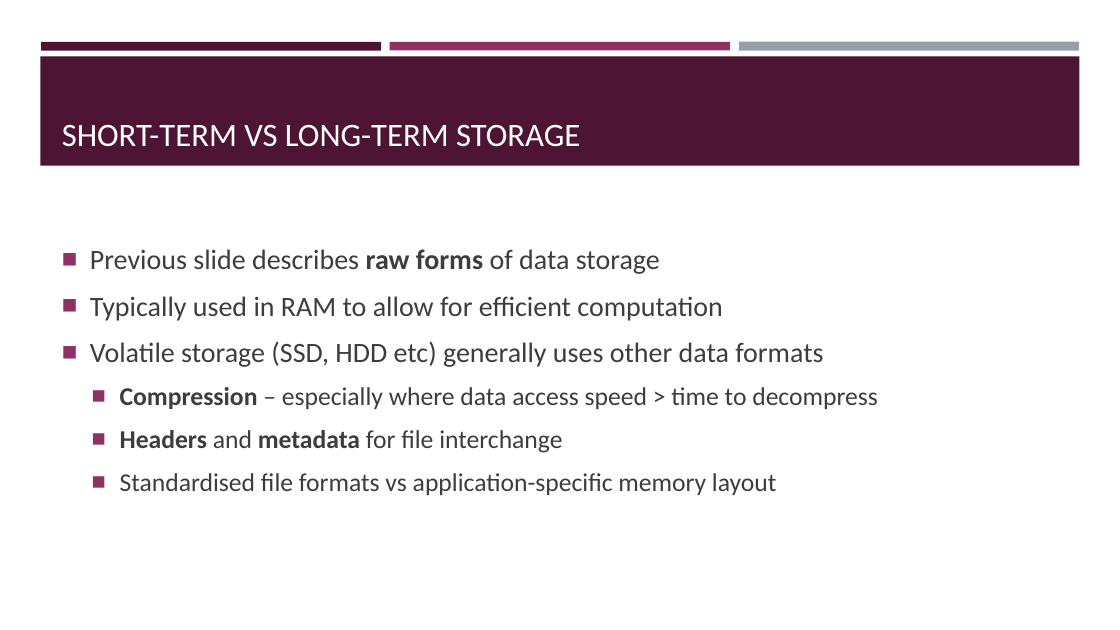
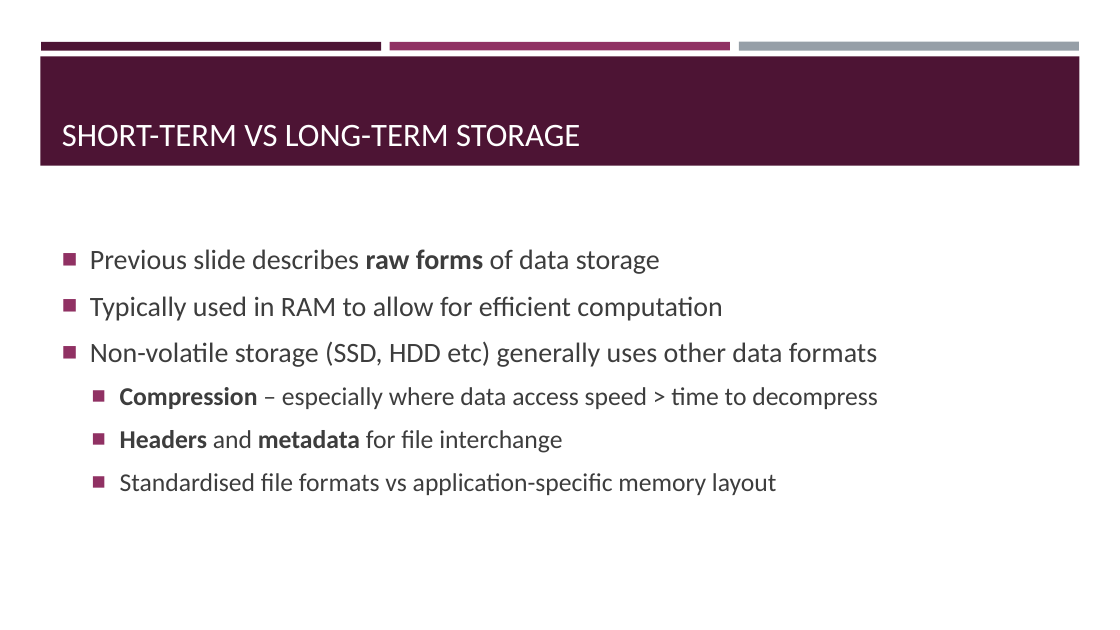
Before and after one commit to Falmouth-Games-Academy/bsc-course-materials, a slide deck: slide 20 of COMP110/07/2020-21-COMP110-07-lecture-materials.pptx. Drawn at 1120x630 pixels with LibreOffice and Linux fonts; fonts in the diff are those of the drawing. Boxes give left, top, right and bottom in pixels: in the first picture for what was removed or moved away, otherwise in the second. Text is boxed around its words. In the diff, an @@ line names an element or a change of style, - is before the commit and + after.

```diff
--- a/COMP110/07/2020-21-COMP110-07-lecture-materials.pptx
+++ b/COMP110/07/2020-21-COMP110-07-lecture-materials.pptx
@@ text at box(90, 341, 877, 367): text changed @@
-■ Volatile storage (SSD, HDD etc) generally uses other data formats
+■ Non-volatile storage (SSD, HDD etc) generally uses other data formats
```
Also in this commit, not shown: 23 other files.
